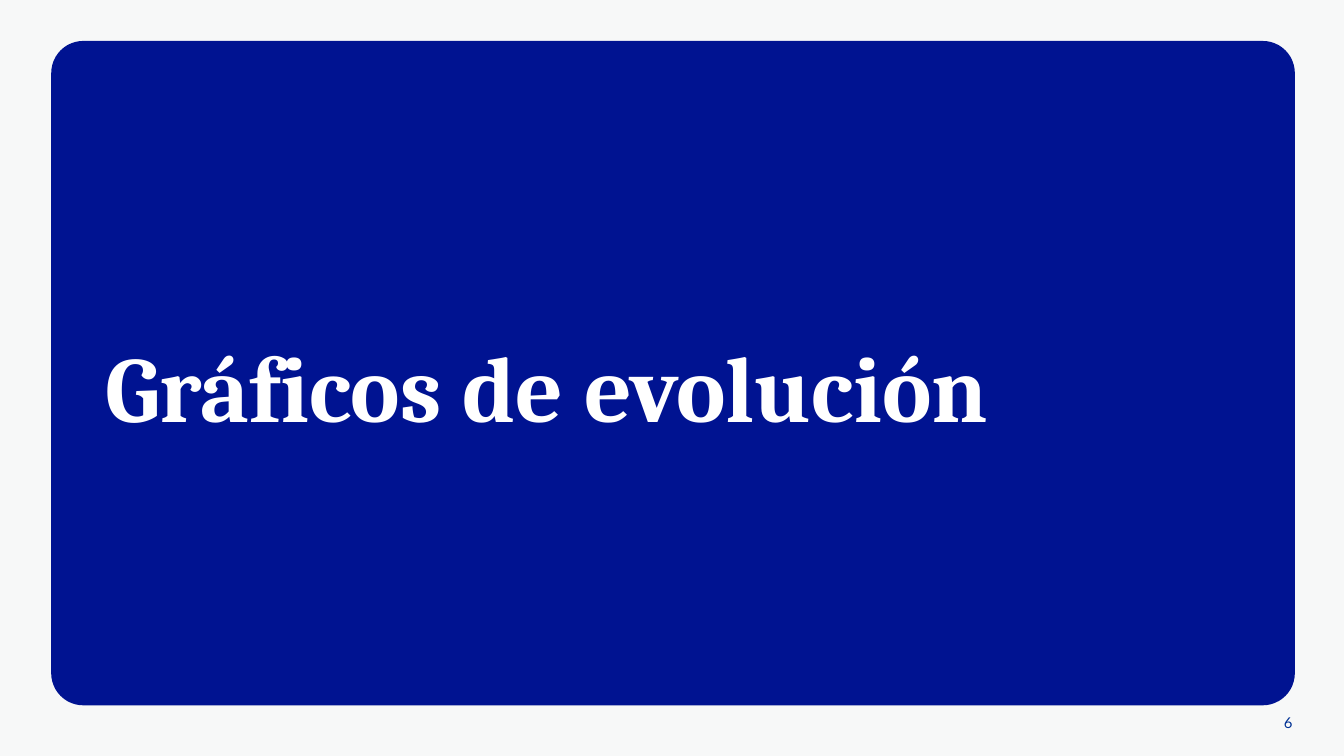
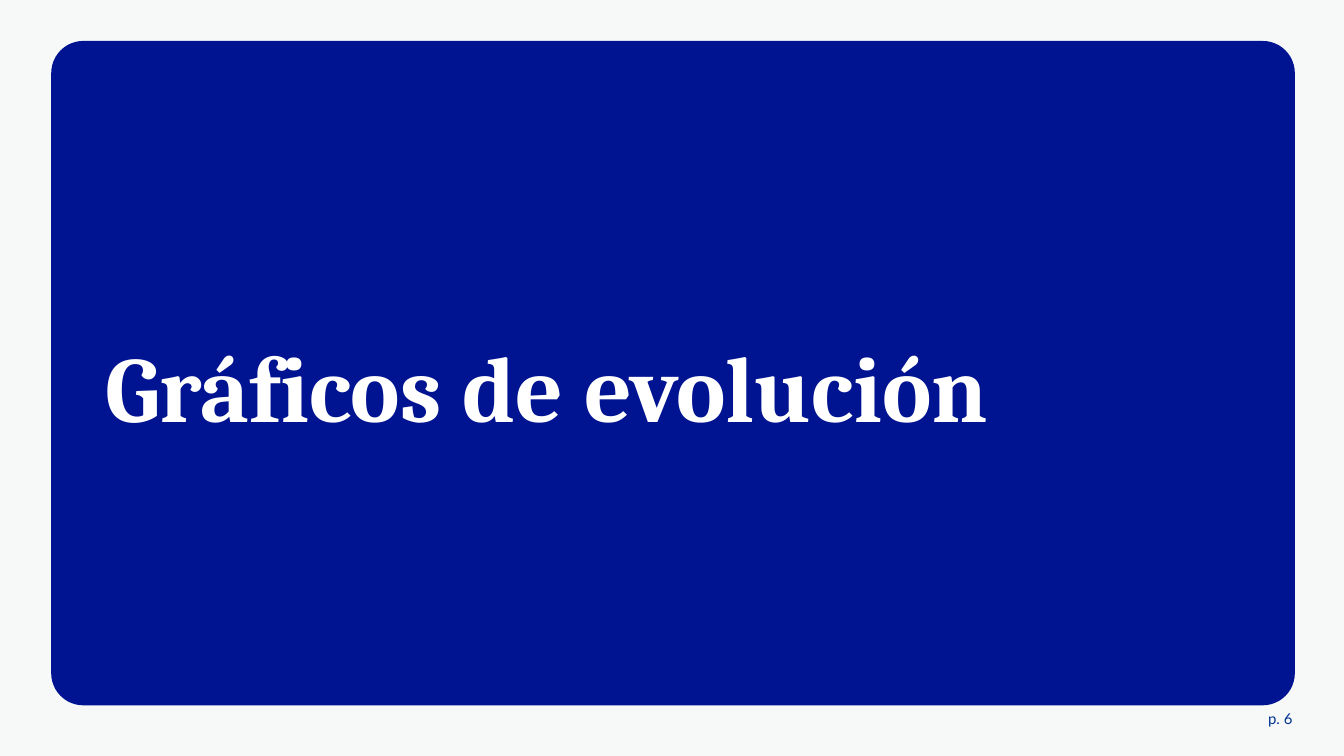
Before and after one commit to felixdelbarrio/bug-resolution-radar, a slide deck: slide 6 of src/bug_resolution_radar/reports/templates/Seguimiento de incidencias del periodo.pptx. Drawn at 1344x756 pixels with LibreOffice and Linux fonts; fonts in the diff are those of the drawing. Boxes give left, top, right and bottom in pixels: in the first picture for what was removed or moved away, otherwise in the second. Text is boxed around its words. In the diff, an @@ line names an element or a change of style, - is before the commit and + after.

```diff
--- a/src/bug_resolution_radar/reports/templates/Seguimiento de incidencias del periodo.pptx
+++ b/src/bug_resolution_radar/reports/templates/Seguimiento de incidencias del periodo.pptx
@@ page number added at (1268, 713, 1293, 727), 8 pt, text #003194 @@
+p. 6
@@ page number removed at (1284, 717, 1293, 728) @@
-6
```
Also in this commit, not shown: 6 other slides changed.
